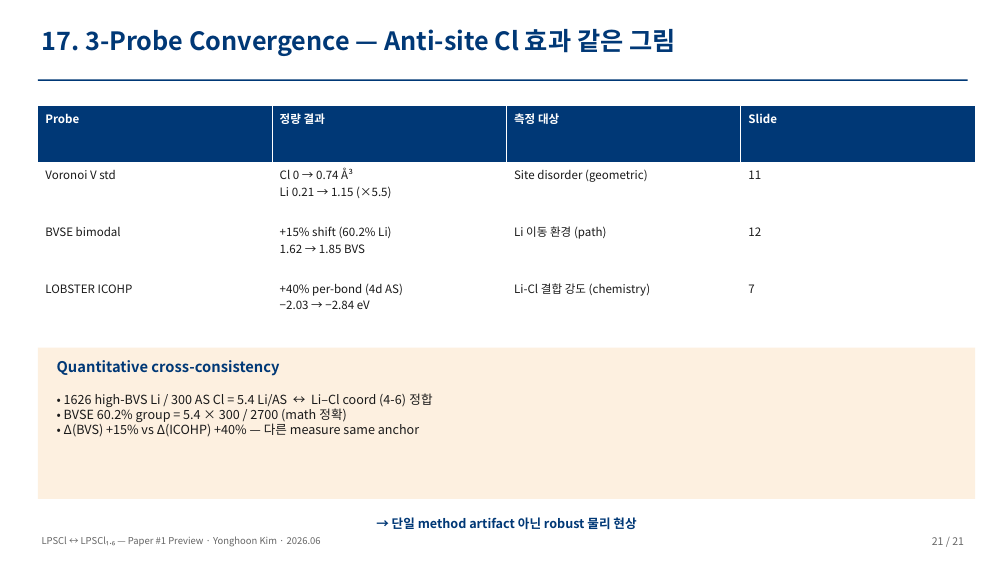
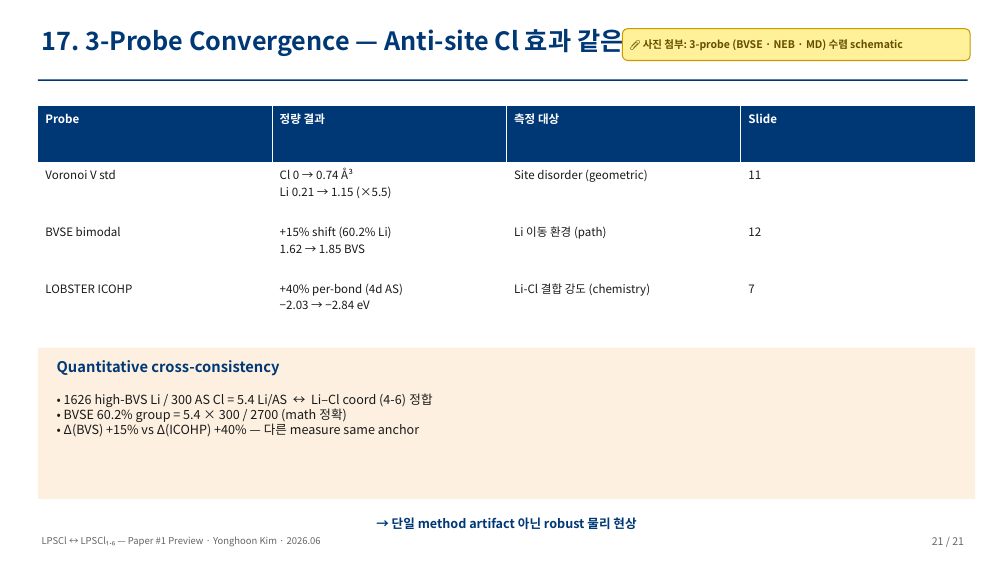
Before and after one commit to yonghoon7153-source/Yonghoon-DEM-DFT, a slide deck: slide 21 of kb/papers/lpscl_vs_lpscl16_seminar_v1.pptx. Drawn at 1008x567 pixels with LibreOffice and Linux fonts; fonts in the diff are those of the drawing. Boxes give left, top, right and bottom in pixels: in the first picture for what was removed or moved away, otherwise in the second. Text is boxed around its words. In the diff, an @@ line names an element or a change of style, - is before the commit and + after.

```diff
--- a/kb/papers/lpscl_vs_lpscl16_seminar_v1.pptx
+++ b/kb/papers/lpscl_vs_lpscl16_seminar_v1.pptx
@@ rounded rectangle added at (x1=622, y1=29, x2=970, y2=60), fill #FFF19A, outline #C89A00 1 pt, 10 pt, text #664D00, bold @@
+📎 사진 첨부: 3-probe (BVSE · NEB · MD) 수렴 schematic
```
Also in this commit, not shown: 21 other slides changed, 1 other file.
